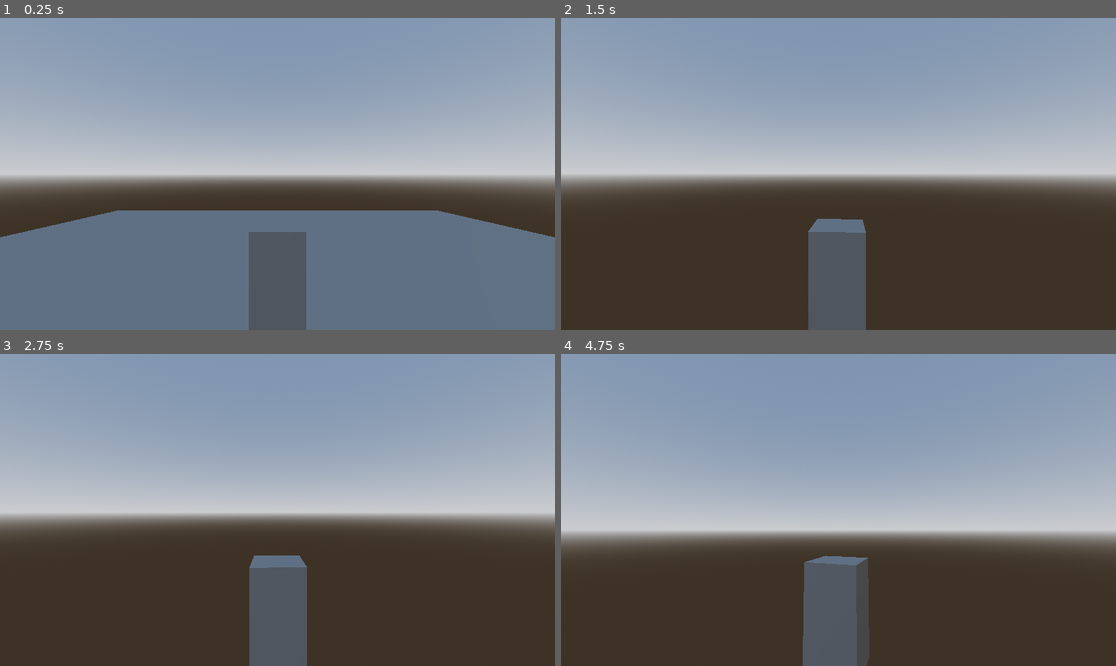
Above: before the commit, frames 1-4 (two rows, left to right).
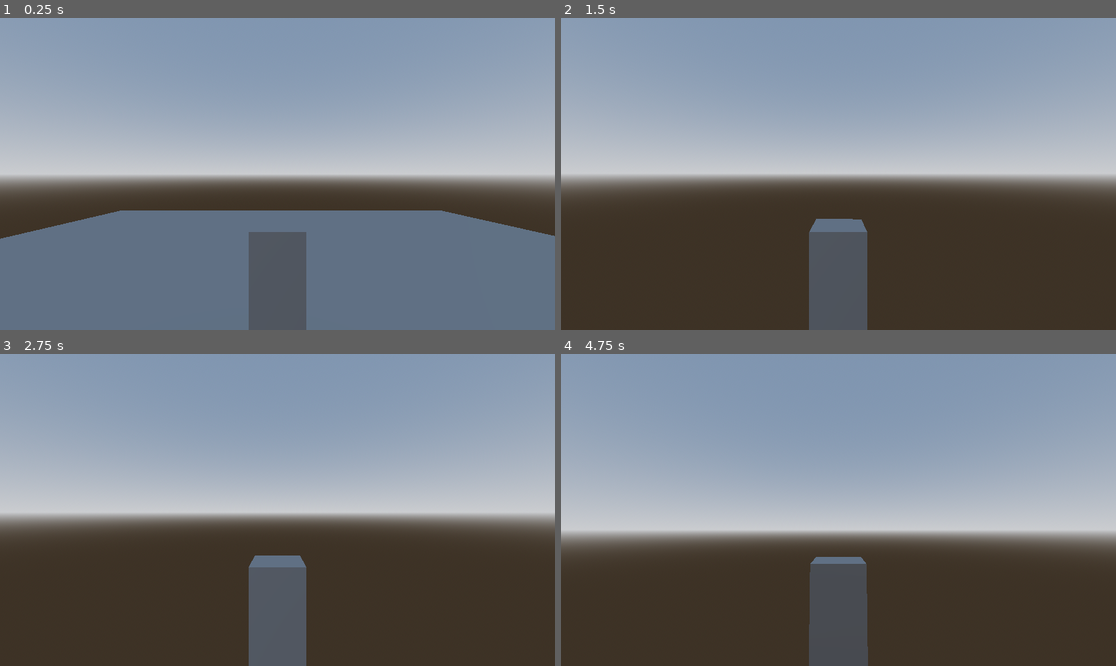
Above: after the commit, the same moments.

Repository: p-rint/Cozy-Fall-Jam
Game: Godot game, scene res://main.tscn
Two runs of this game, one before a commit and one after it. Both use one fixed random seed, a clock stepped at 60 frames per second and the inputs below.
Inputs (mouse positions are in pixels of both pictures, inside the frame that each line leads up to):
- Up to frame 1 (0.25 s): no input
- Up to frame 2 (1.5 s): move the mouse to (866, 174) at 0.52 s; hold E (Dig) 0.53-1.28 s; hold W (Up) from 0.53 s (still down); tap Space (Jump, bound only after the commit) at 0.77, 1.07 s; tap Ctrl (Shift, bound only after the commit) at 0.8, 1.35 s; move the mouse to (810, 174) at 1.27 s
- Up to frame 3 (2.75 s): keep holding W (Up); tap Space (Jump, bound only after the commit) at 1.52, 1.55, 1.82, 2.1 s; move the mouse to (288, 503) at 2.02 s; hold E (Dig) from 2.03 s (still down)
- Up to frame 4 (4.75 s): tap Enter at 2.75, 4.25 s; move the mouse to (832, 516) at 2.77 s; release E (Dig) at 2.78 s; tap E (Dig) at 2.85, 4.55 s; tap Space (Jump, bound only after the commit) at 3.02, 3.32, 3.5, 3.77, 3.8, 4.07, 4.52 s; tap Ctrl (Shift, bound only after the commit) at 3.05, 4.35 s; move the mouse to (877, 513) at 3.52 s; hold Tab (Tab) 3.53-4.28 s; move the mouse to (672, 463) at 4.27 s; release W (Up) at 4.28 s; hold A (Left) from 4.28 s (still down)

The runs differ from the first frame. In frame 1, 0.1% of the frame differs, in the area x 0-100%, y 61-71%; in frame 2, 0.1%; in frame 3, less than 0.1%; in frame 4, 0.5%, in the area x 43-56%, y 64-100%.

Commit message:
Reworked diving system
Made it so you can dive by holding shift, and that you can go overground

Diff:
--- a/main.tscn
+++ b/main.tscn
@@ -33,7 +33,7 @@
 size = Vector3(30, 1, 30)
 
 [node name="Player" type="CharacterBody3D" parent="."]
-transform = Transform3D(1, 0, 0, 0, 1, 0, 0, 0, 1, 0, 2.210042, 0)
+transform = Transform3D(1, 0, 0, 0, 1, 0, 0, 0, 1, -0.3216083, 2.210042, 0)
 script = ExtResource("1_ig7tw")
 
 [node name="Character" type="Node3D" parent="Player"]
@@ -49,3 +49,12 @@
 
 [node name="CollisionShape3D" type="CollisionShape3D" parent="Player"]
 shape = SubResource("BoxShape3D_0xm2m")
+
+[node name="DrillRayCast" type="RayCast3D" parent="Player"]
+target_position = Vector3(0, 1.2, 0)
+hit_from_inside = true
+
+[node name="Timers" type="Node" parent="Player"]
+
+[node name="DigDebounce" type="Timer" parent="Player/Timers"]
+one_shot = true
--- a/player.gd
+++ b/player.gd
@@ -2,8 +2,10 @@
 
 var direction : Vector3
 var input_dir : Vector2
+var yInpDir : float
 var SPEED = 15.0
 var DIGSPEED = 15.0
+var YDIGSPEED = 13.0
 const JUMP_VELOCITY = 5
 
 @onready var camPiv = $CamPivot
@@ -16,7 +18,14 @@
 var camForw : Vector3
 
 enum states {MOVE, DIGGING}
+
 var state = states.MOVE
+
+var isDropping = false
+
+@onready var drillcast: RayCast3D = $DrillRayCast
+
+@onready var dig_debounce: Timer = $Timers/DigDebounce
 
 
 func flatten(vector: Vector3) -> Vector3:
@@ -33,20 +42,19 @@
 		if is_on_floor():
 			velocity = lerp(velocity, Vector3.ZERO + Vector3(0,velocity.y,0), 8 * dt)
 
+func dig():
 
-func dig():
-	print($CamPivot.basis.y)
-	direction = ( ($CamPivot.basis.x * input_dir.x) + (-$CamPivot.basis.y * input_dir.y) ).normalized()
-	model.rotation.y = 0
-	model.rotation.z = lerp_angle(model.rotation.z, targetRot, dt * 12)
+	direction = flatten($CamPivot.basis * Vector3(input_dir.x, 0, input_dir.y)).normalized()
+	model.rotation.y = lerp_angle(model.rotation.y, targetRot, dt * 12)
 
 	if direction:
 		velocity = lerp(velocity, direction * DIGSPEED, dt * 8)
 
-		#targetRot = atan2(-direction.x, -direction.z)
+		targetRot = atan2(-direction.x, -direction.z)
 	else:
-		if is_on_floor():
-			velocity = lerp(velocity, Vector3.ZERO + Vector3(0,velocity.y,0), 8 * dt)
+		velocity = lerp(velocity, Vector3.ZERO, 5 * dt)
+
+	velocity.y = lerp(velocity.y, yInpDir * YDIGSPEED, 3 * dt)
 
 
 func _physics_process(delta: float) -> void:
@@ -62,15 +70,39 @@
 
 
 
-
 func stateMOVE():
 	addGravity()
+
+	drillcast.hit_back_faces = true
+	drillcast.hit_from_inside = false
+	collision_layer = 1
+	collision_mask = 1
+
+	drillcast.target_position.y = -1.5
+
 	move()
 
 
 func stateDIG():
 	dig()
-	print("digggi")
+	drillcast.hit_back_faces = false
+	drillcast.hit_from_inside = true
+	drillcast.target_position = velocity.normalized()
+	#print(drillcast.target_position)
+
+	collision_layer = 2
+	collision_mask = 2
+
+	if drillcast.is_colliding() and dig_debounce.is_stopped():
+		print(drillcast.get_collider())
+		var toPoint = position - drillcast.get_collision_point()
+		position += -drillcast.get_collision_normal() * 3
+		velocity = -toPoint.normalized() * 10
+		print("LEave!!")
+		state = states.MOVE
+
+
+
 
 func runCurState():
 	if state == states.MOVE:
@@ -95,16 +127,33 @@
 	if Input.is_action_just_pressed("Attack") and is_on_floor():
 		pass
 
-	if Input.is_action_just_pressed("Dig") and is_on_floor():
-		if state == states.MOVE:
-			state = states.DIGGING
-		elif state == states.DIGGING:
-			state = states.MOVE
+	if Input.is_action_pressed("Dig") or Input.is_action_pressed("Shift"):
+		drop()
+	else:
+		isDropping = false
+
 
 	input_dir = Input.get_vector("Left", "Right", "Up", "Down")
+	yInpDir = Input.get_axis("Shift", "Jump")
 
 
+func drop():
+	if state == states.MOVE:
 
+		if drillcast.is_colliding():
+
+			var toPoint = position - drillcast.get_collision_point()
+			velocity = -toPoint.normalized() * 40
+
+			state = states.DIGGING
+			isDropping = false
+			print("Start digging!")
+			dig_debounce.start(.3)
+		else:
+			isDropping = true
+			velocity.y = -10
+	else:
+		isDropping = false
 
 func checkLife() -> void:
 	if position.y < -15:
--- a/project.godot
+++ b/project.godot
@@ -51,6 +51,19 @@
 "events": [Object(InputEventKey,"resource_local_to_scene":false,"resource_name":"","device":-1,"window_id":0,"alt_press …(192 unchanged characters)…
 ]
 }
+Jump={
+"deadzone": 0.2,
+"events": [Object(InputEventKey,"resource_local_to_scene":false,"resource_name":"","device":-1,"window_id":0,"alt_pressed":false,"shift_pressed":false,"ctrl_pressed":false,"meta_pressed":false,"pressed":false,"keycode":0,"physical_keycode":32,"key_label":0,"unicode":32,"location":0,"echo":false,"script":null)
+]
+}
+Shift={
+"deadzone": 0.2,
+"events": [Object(InputEventKey,"resource_local_to_scene":false,"resource_name":"","device":-1,"window_id":0,"alt_pressed":false,"shift_pressed":false,"ctrl_pressed":false,"meta_pressed":false,"pressed":false,"keycode":0,"physical_keycode":4194327,"key_label":0,"unicode":0,"location":0,"echo":false,"script":null)
+, Object(InputEventKey,"resource_local_to_scene":false,"resource_name":"","device":-1,"window_id":0,"alt_pressed":false,"shift_pressed":false,"ctrl_pressed":false,"meta_pressed":false,"pressed":false,"keycode":0,"physical_keycode":4194326,"key_label":0,"unicode":0,"location":0,"echo":false,"script":null)
+, Object(InputEventKey,"resource_local_to_scene":false,"resource_name":"","device":-1,"window_id":0,"alt_pressed":false,"shift_pressed":false,"ctrl_pressed":false,"meta_pressed":false,"pressed":false,"keycode":0,"physical_keycode":4194328,"key_label":0,"unicode":0,"location":0,"echo":false,"script":null)
+, Object(InputEventKey,"resource_local_to_scene":false,"resource_name":"","device":-1,"window_id":0,"alt_pressed":false,"shift_pressed":false,"ctrl_pressed":false,"meta_pressed":false,"pressed":false,"keycode":0,"physical_keycode":4194325,"key_label":0,"unicode":0,"location":0,"echo":false,"script":null)
+]
+}
 
 [rendering]
 
